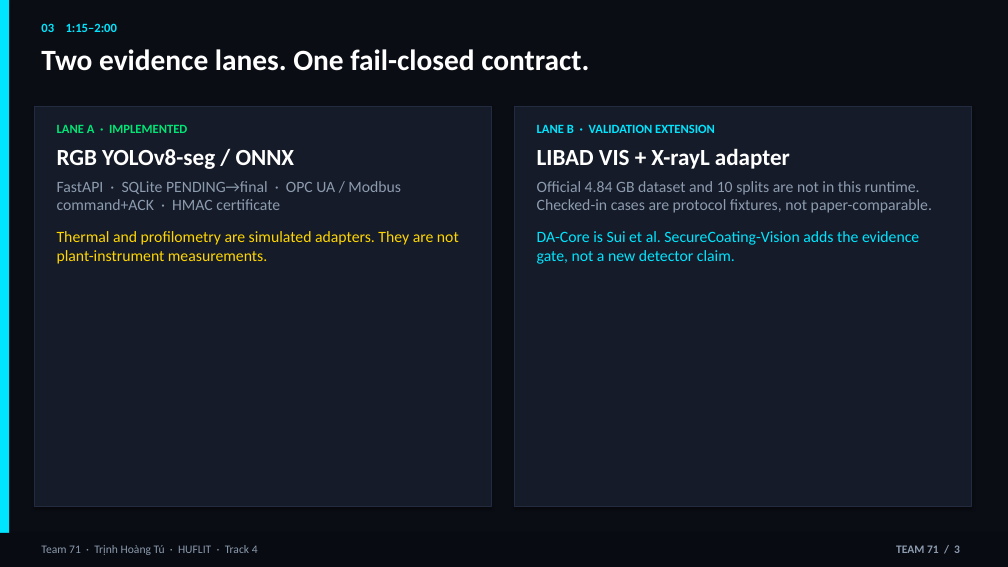
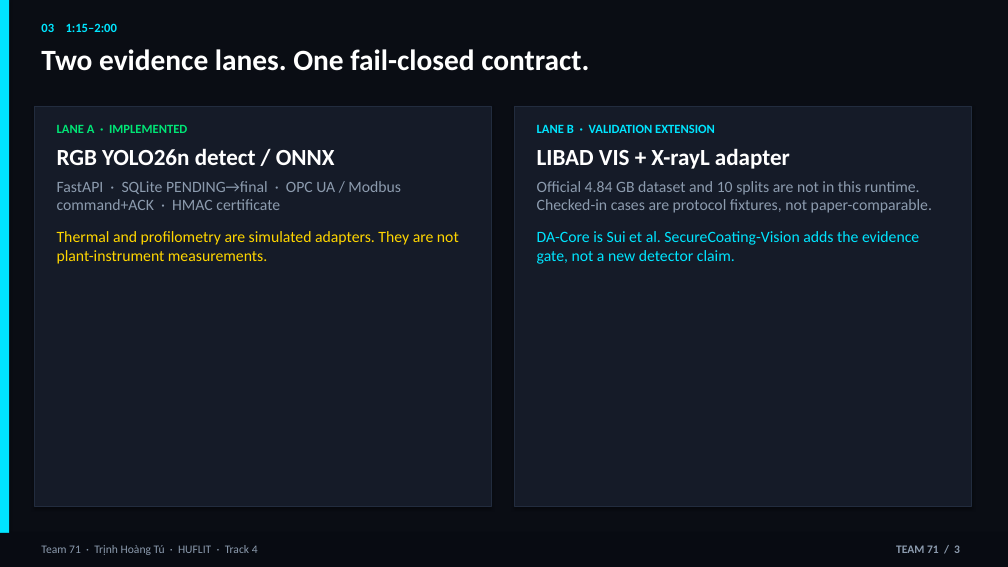
Before and after one commit to thtcsec/securecoating-vision, a slide deck: slide 3 of SecureCoating-Vision_Final_Defense_6min.pptx. Drawn at 1008x567 pixels with LibreOffice and Linux fonts; fonts in the diff are those of the drawing. Boxes give left, top, right and bottom in pixels: in the first picture for what was removed or moved away, otherwise in the second. Text is boxed around its words. In the diff, an @@ line names an element or a change of style, - is before the commit and + after.

```diff
--- a/SecureCoating-Vision_Final_Defense_6min.pptx
+++ b/SecureCoating-Vision_Final_Defense_6min.pptx
@@ text at (57,148,335,165): text changed @@
-RGB YOLOv8-seg / ONNX
+RGB YOLO26n detect / ONNX
```
Also in this commit, not shown: 5 other slides changed, 10 other files.
